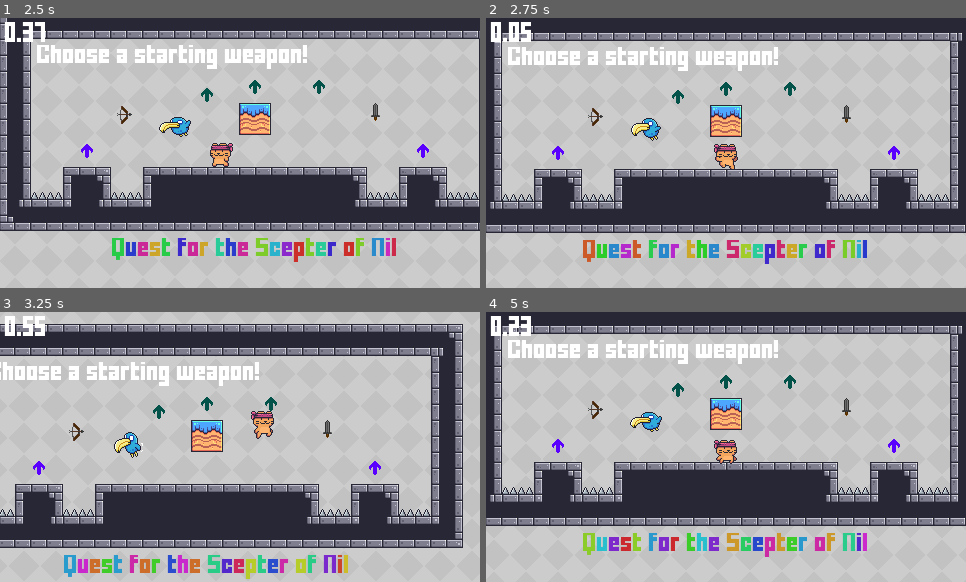
Above: before the commit, frames 1-4 (two rows, left to right).
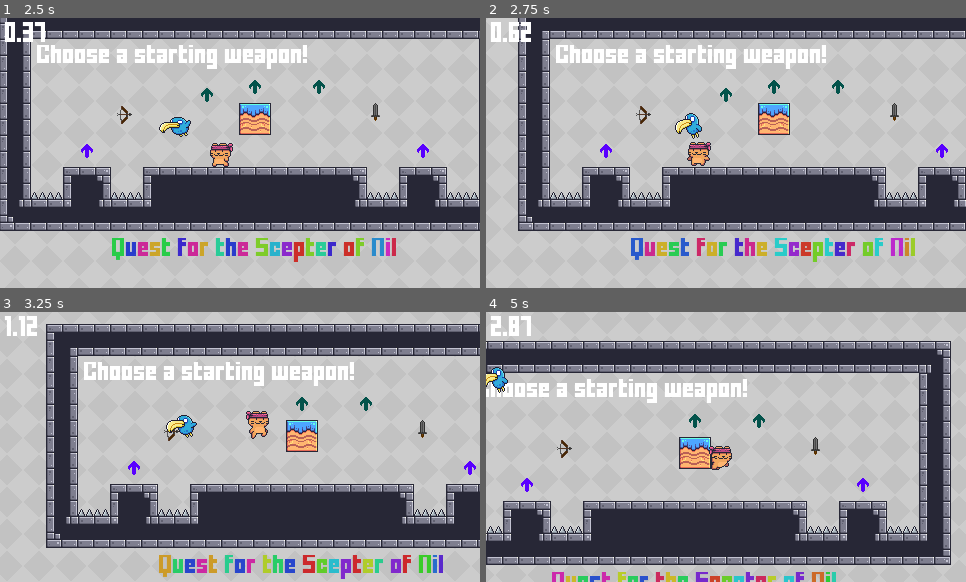
Above: after the commit, the same moments.

Repository: SnowyPeax/Community_Project_1_Johan
Game: Godot game, scene res://core/scenes/lobby.tscn
The game is run twice, just before and just after one commit, with the same random seed, the same clock (stepped at 60 frames per second) and the same inputs.
Inputs (mouse positions are in pixels of both pictures, inside the frame that each line leads up to):
- Up to frame 1 (2.5 s): tap Enter (interact) at 0.5, 0.6, 2.1 s; move the mouse to (345, 139) at 0.52 s; hold D (right) 0.53-2.03 s; tap Space (jump) at 0.77, 1.52 s; move the mouse to (144, 166) at 1.27 s; click (144, 166) at 1.35 s; move the mouse to (288, 93) at 2.02 s; hold A (left) from 2.03 s (still down)
- Up to frame 2 (2.75 s): keep holding A (left)
- Up to frame 3 (3.25 s): move the mouse to (216, 501) at 2.77 s; release A (left) at 2.78 s; hold D (right) from 2.78 s (still down); click (216, 501) at 2.85 s; tap Space (jump) at 3.02 s
- Up to frame 4 (5 s): move the mouse to (870, 487) at 3.52 s; tap Enter (interact) at 3.6 s; tap Space (jump) at 3.77, 4.52 s; move the mouse to (582, 406) at 4.27 s; release D (right) at 4.28 s; hold A (left) from 4.28 s (still down); click (582, 406) at 4.35 s

Frame 1 is identical in both runs. In frame 2, 30% of the frame differs, in the area x 0-100%, y 0-92%; in frame 3, 27%; in frame 4, 59%, in the area x 0-100%, y 0-100%.
Error after the commit: Attempt to call function 'enter' in base 'null instance' on a null instance. (res://user/SnowyPeax/questForTheScepterOfNil/enemies/enemy_states/enemy_state_mac…

Commit message:
commit for gDC gj

Diff:
--- a/user/SnowyPeax/QuestForTheScepterOfNil.tscn
+++ b/user/SnowyPeax/QuestForTheScepterOfNil.tscn
@@ -69,10 +69,10 @@
 position = Vector2(-80, -24)
 
 [connection signal="body_entered" from="Autotiles/Spikes" to="Autotiles/Spikes" method="_on_body_entered" flags=18]
-[connection signal="body_entered" from="Autotiles/@Area2D@89424" to="Autotiles/@Area2D@89424" method="_on_body_entered" flags=18]
-[connection signal="body_entered" from="Autotiles/@Area2D@89425" to="Autotiles/@Area2D@89425" method="_on_body_entered" flags=18]
-[connection signal="body_entered" from="Autotiles/@Area2D@89426" to="Autotiles/@Area2D@89426" method="_on_body_entered" flags=18]
-[connection signal="body_entered" from="Autotiles/@Area2D@89427" to="Autotiles/@Area2D@89427" method="_on_body_entered" flags=18]
-[connection signal="body_entered" from="Autotiles/@Area2D@89428" to="Autotiles/@Area2D@89428" method="_on_body_entered" flags=18]
-[connection signal="body_entered" from="Autotiles/@Area2D@89429" to="Autotiles/@Area2D@89429" method="_on_body_entered" flags=18]
-[connection signal="body_entered" from="Autotiles/@Area2D@89430" to="Autotiles/@Area2D@89430" method="_on_body_entered" flags=18]
+[connection signal="body_entered" from="Autotiles/@Area2D@43571" to="Autotiles/@Area2D@43571" method="_on_body_entered" flags=18]
+[connection signal="body_entered" from="Autotiles/@Area2D@43572" to="Autotiles/@Area2D@43572" method="_on_body_entered" flags=18]
+[connection signal="body_entered" from="Autotiles/@Area2D@43573" to="Autotiles/@Area2D@43573" method="_on_body_entered" flags=18]
+[connection signal="body_entered" from="Autotiles/@Area2D@43574" to="Autotiles/@Area2D@43574" method="_on_body_entered" flags=18]
+[connection signal="body_entered" from="Autotiles/@Area2D@43575" to="Autotiles/@Area2D@43575" method="_on_body_entered" flags=18]
+[connection signal="body_entered" from="Autotiles/@Area2D@43576" to="Autotiles/@Area2D@43576" method="_on_body_entered" flags=18]
+[connection signal="body_entered" from="Autotiles/@Area2D@43577" to="Autotiles/@Area2D@43577" method="_on_body_entered" flags=18]
--- /dev/null
+++ b/user/SnowyPeax/questForTheScepterOfNil/enemies/enemy_states/ascend.gd
@@ -0,0 +1,18 @@
+extends enemy_state
+
+var camera
+var target
+
+func on_state_entered():
+	camera = player.get_node("Camera2D")
+	target = camera.global_position - enemy.get_viewport_rect().size / 3
+	print("ascending")
+
+func _physics_process(delta):
+	target = camera.global_position - enemy.get_viewport_rect().size / 3
+
+	if enemy.global_position.distance_to(target) < 20:
+		state_machine.change_to_state("Stalk")
+
+	enemy.velocity += (target - enemy.global_position).normalized() * enemy.ascend_speed * delta
+	enemy.move_and_slide()
--- /dev/null
+++ b/user/SnowyPeax/questForTheScepterOfNil/enemies/enemy_states/ascend.tscn
@@ -0,0 +1,6 @@
+[gd_scene load_steps=2 format=3 uid="uid://66hom4iin2iq"]
+
+[ext_resource type="Script" path="res://user/SnowyPeax/questForTheScepterOfNil/enemies/enemy_states/ascend.gd" id="1_ifb77"]
+
+[node name="Ascend" type="Node"]
+script = ExtResource("1_ifb77")
--- /dev/null
+++ b/user/SnowyPeax/questForTheScepterOfNil/enemies/enemy_states/stalk.gd
@@ -0,0 +1,5 @@
+extends enemy_state
+
+
+func enter():
+	print("Stalking")
--- /dev/null
+++ b/user/SnowyPeax/questForTheScepterOfNil/enemies/enemy_states/stalk.tscn
@@ -0,0 +1,6 @@
+[gd_scene load_steps=2 format=3 uid="uid://tj2jkt4hqatf"]
+
+[ext_resource type="Script" path="res://user/SnowyPeax/questForTheScepterOfNil/enemies/enemy_states/stalk.gd" id="1_wou70"]
+
+[node name="Stalk" type="Node"]
+script = ExtResource("1_wou70")
--- a/user/SnowyPeax/questForTheScepterOfNil/enemies/enemy_states/watch.gd
+++ b/user/SnowyPeax/questForTheScepterOfNil/enemies/enemy_states/watch.gd
@@ -8,4 +8,4 @@
 
 func _on_area_2d_body_entered(body):
 	if body == player:
-		state_machine.change_to_state("Chase")
+		state_machine.change_to_state("Ascend")
--- a/user/SnowyPeax/questForTheScepterOfNil/enemies/sniffer_bird.gd
+++ b/user/SnowyPeax/questForTheScepterOfNil/enemies/sniffer_bird.gd
@@ -2,6 +2,8 @@
 
 @export var health = 10
 @export var chase_speed = 100
+@export var ascend_speed = 100
+@export var friction = 1
 
 var player
 
@@ -11,6 +13,8 @@
 	$AnimationPlayer.play("fly")
 
 func _physics_process(delta):
+	velocity *= 1 - (friction * delta)
+
 	move_and_slide()
 
 
--- a/user/SnowyPeax/questForTheScepterOfNil/enemies/sniffer_bird.tscn
+++ b/user/SnowyPeax/questForTheScepterOfNil/enemies/sniffer_bird.tscn
@@ -1,10 +1,11 @@
-[gd_scene load_steps=12 format=3 uid="uid://c4asio4hyfp13"]
+[gd_scene load_steps=13 format=3 uid="uid://c4asio4hyfp13"]
 
 [ext_resource type="Script" path="res://user/SnowyPeax/questForTheScepterOfNil/enemies/sniffer_bird.gd" id="1_1l6w1"]
 [ext_resource type="Texture2D" uid="uid://oo5gct40eh0" path="res://user/SnowyPeax/questForTheScepterOfNil/assets/enemies/SnifferBird (32x32).png" id="1_wu6ib"]
 [ext_resource type="PackedScene" uid="uid://dn7bffwf7cw3f" path="res://user/SnowyPeax/questForTheScepterOfNil/enemies/enemy_states/enemy_state_machine.tscn" id="3_ml34s"]
 [ext_resource type="PackedScene" uid="uid://c6pjgpt1hvk33" path="res://user/SnowyPeax/questForTheScepterOfNil/enemies/enemy_states/watch.tscn" id="4_hfq3f"]
 [ext_resource type="PackedScene" uid="uid://6bt544jd6g3e" path="res://user/SnowyPeax/questForTheScepterOfNil/enemies/enemy_states/chase.tscn" id="5_aiqje"]
+[ext_resource type="PackedScene" uid="uid://66hom4iin2iq" path="res://user/SnowyPeax/questForTheScepterOfNil/enemies/enemy_states/ascend.tscn" id="6_bohew"]
 
 [sub_resource type="CapsuleShape2D" id="CapsuleShape2D_q1v3i"]
 radius = 8.0
@@ -87,6 +88,8 @@
 
 [node name="Chase" parent="EnemyStateMachine" instance=ExtResource("5_aiqje")]
 
+[node name="Ascend" parent="EnemyStateMachine" instance=ExtResource("6_bohew")]
+
 [node name="WatchArea" type="Area2D" parent="."]
 
 [node name="CollisionShape2D" type="CollisionShape2D" parent="WatchArea"]
